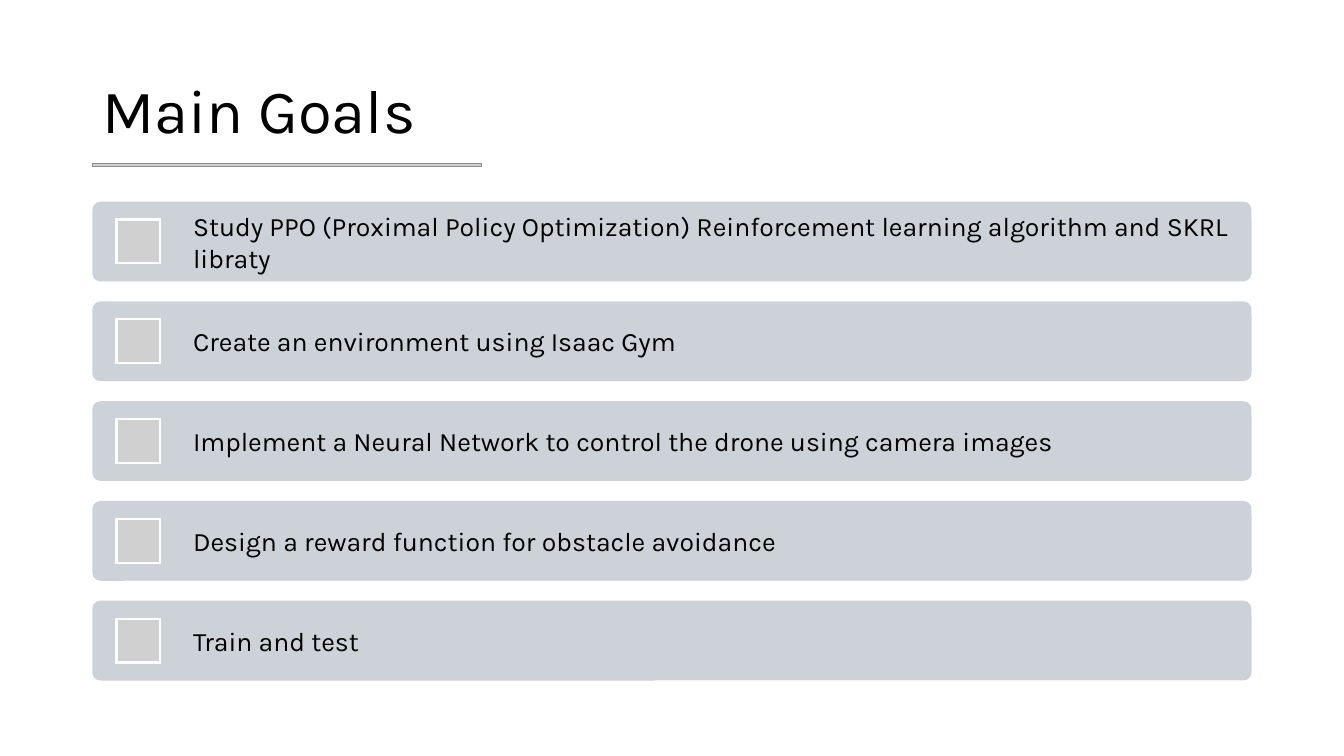
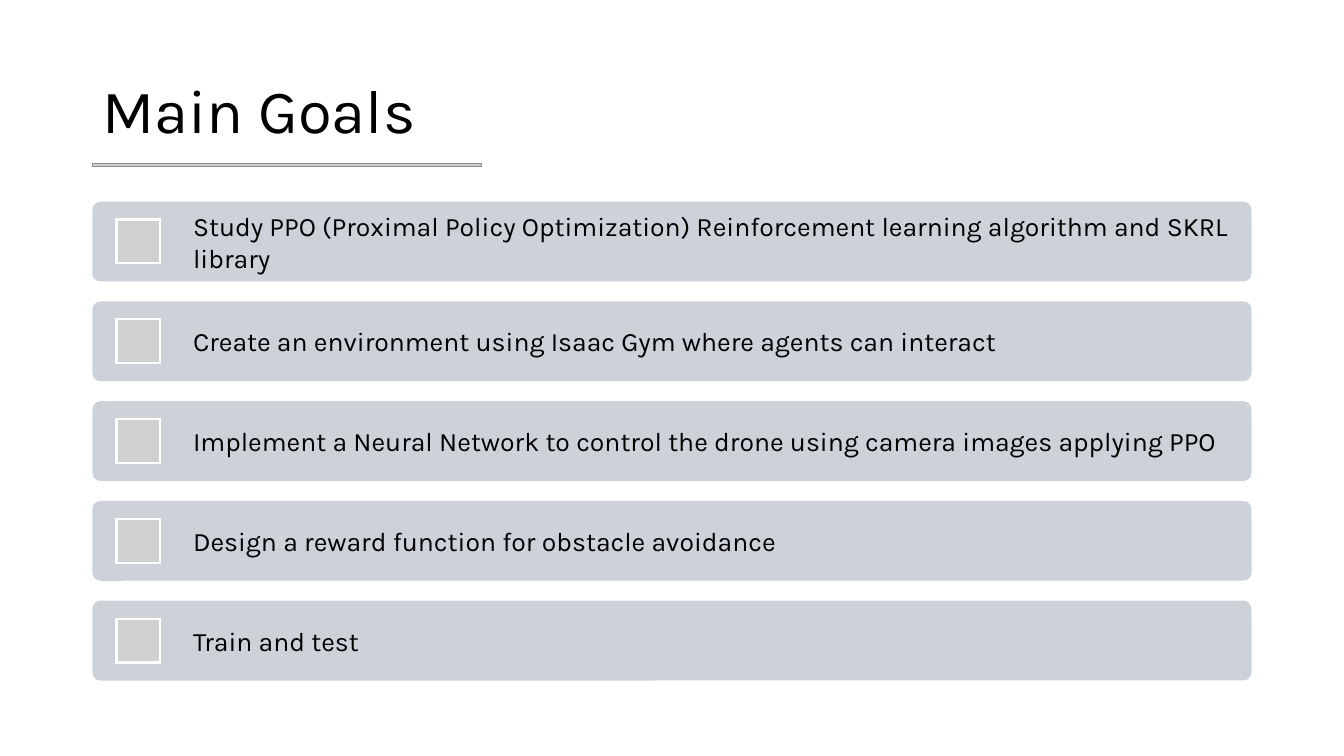
Before and after one commit to mettz/cps-project, a slide deck: slide 2 of Slides.pptx. Drawn at 1344x756 pixels with LibreOffice and Linux fonts; fonts in the diff are those of the drawing; grey boxes stand for pictures. Boxes give left, top, right and bottom in pixels: in the first picture for what was removed or moved away, otherwise in the second. Text is boxed around its words. In the diff, an @@ line names an element or a change of style, - is before the commit and + after.

```diff
--- a/Slides.pptx
+++ b/Slides.pptx
@@ text at (x1=193, y1=217, x2=1228, y2=275): text changed @@
-Study PPO (Proximal Policy Optimization) Reinforcement learning algorithm and SKRL libraty
+Study PPO (Proximal Policy Optimization) Reinforcement learning algorithm and SKRL library
@@ text at (x1=193, y1=332, x2=995, y2=358): text changed @@
-Create an environment using Isaac Gym
+Create an environment using Isaac Gym where agents can interact
@@ text at (x1=193, y1=432, x2=1216, y2=458): text changed @@
-Implement a Neural Network to control the drone using camera images
+Implement a Neural Network to control the drone using camera images applying PPO
```
Also in this commit, not shown: 2 other slides changed, 2 slides added, 1 slide removed.
